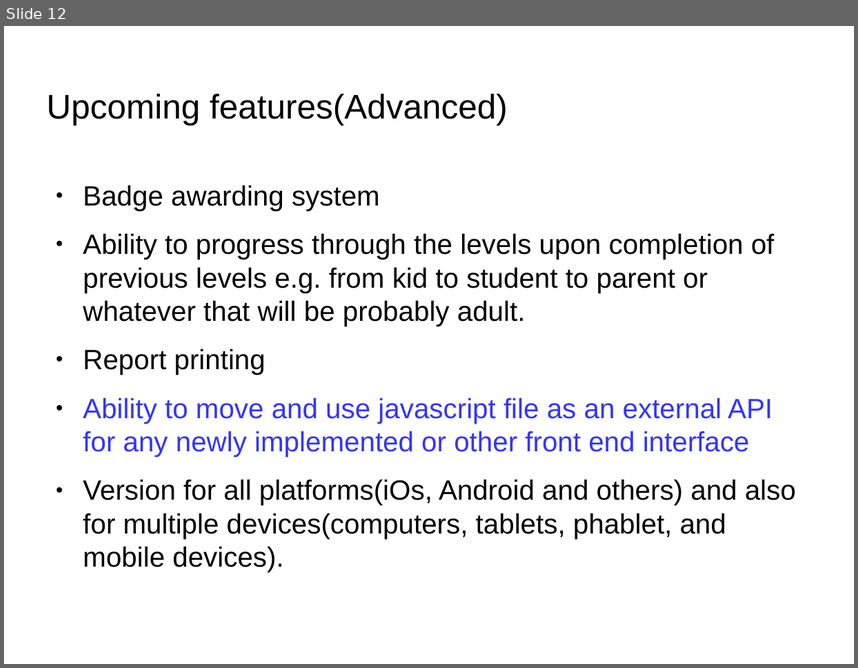
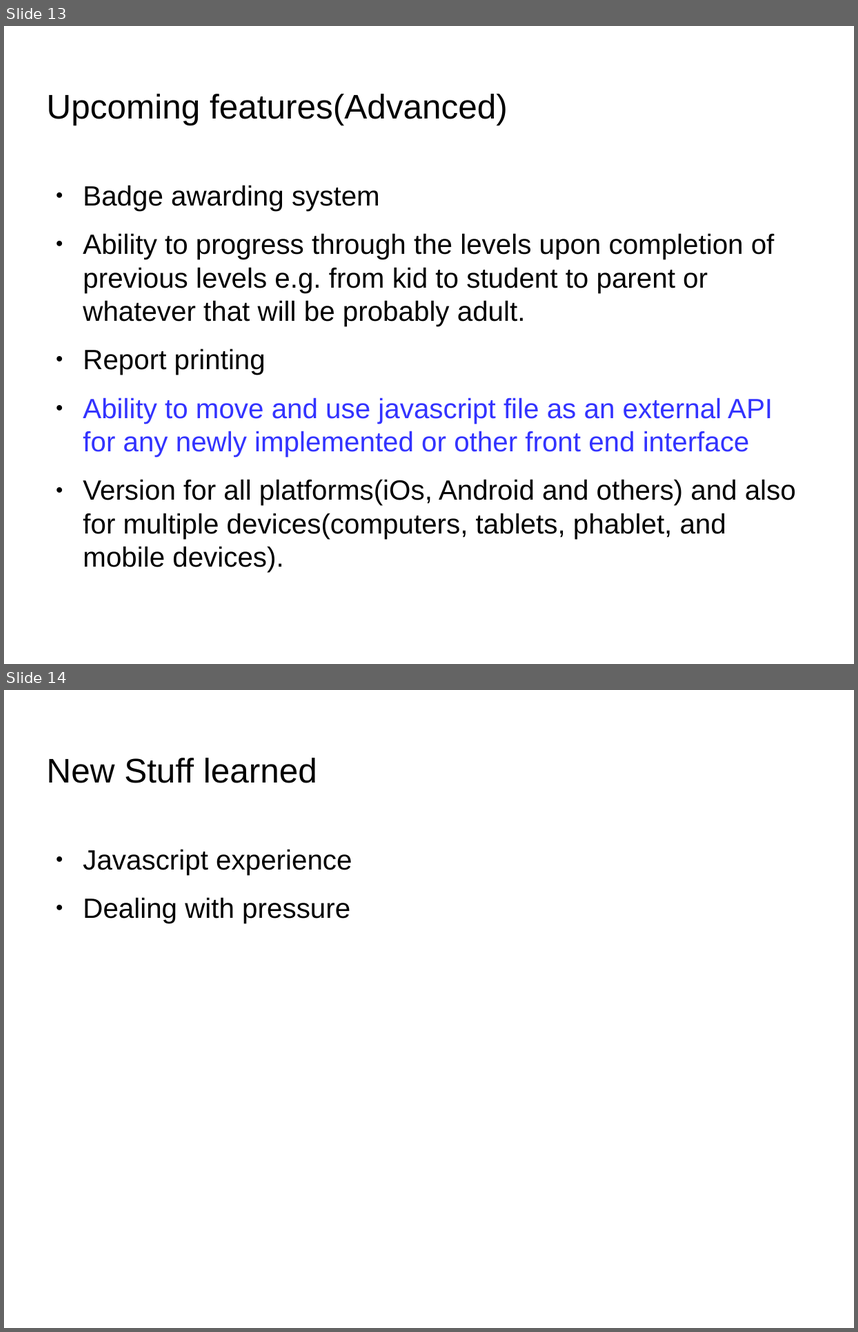
Before and after one commit to DanCarl857/Math-Learning-using-Javascript, a slide deck: e-learning platform.odp. Shown one above the other, each under a label of ours: slide 12 before the commit, slides 13 and 14 after it. The pictures are 858x668 and 858x1332 pixels, drawn with LibreOffice and Linux fonts; fonts in the diff are those of the drawing; background and template pictures are left out. Boxes give left, top, right and bottom in pixels: in the first picture for what was removed or moved away, otherwise in the second. Text is boxed around its words. In the diff, an @@ line names an element or a change of style, - is before the commit and + after.

```diff
--- a/e-learning platform.odp
+++ b/e-learning platform.odp
@@ slide 14 added at box(4, 690, 854, 1328), background picture (left out) @@
@@ title added at box(47, 758, 317, 783), 31.9 pt, text #000000 @@
+New Stuff learned
@@ text added at box(83, 849, 352, 923), 26 pt, text #000000 @@
+● Javascript experience
+● Dealing with pressure
@@ what was slide 12 is now slide 13 @@
```
Also in this commit, not shown: 2 slides changed, 1 other slide added, 3 other files.
